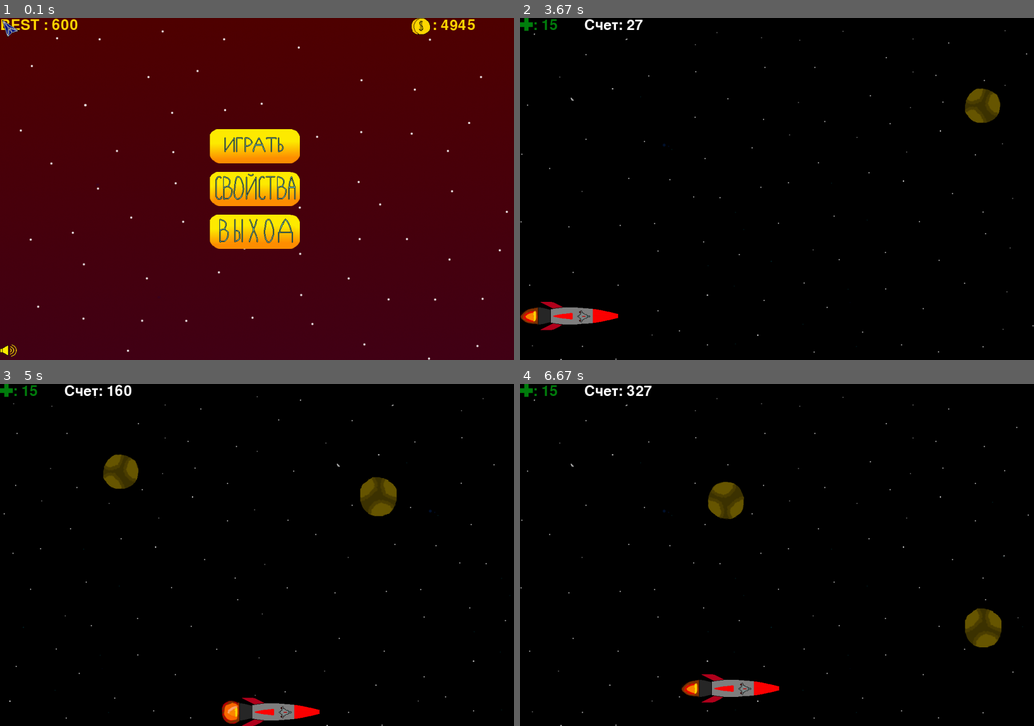
Above: before the commit, frames 1-4 (two rows, left to right).
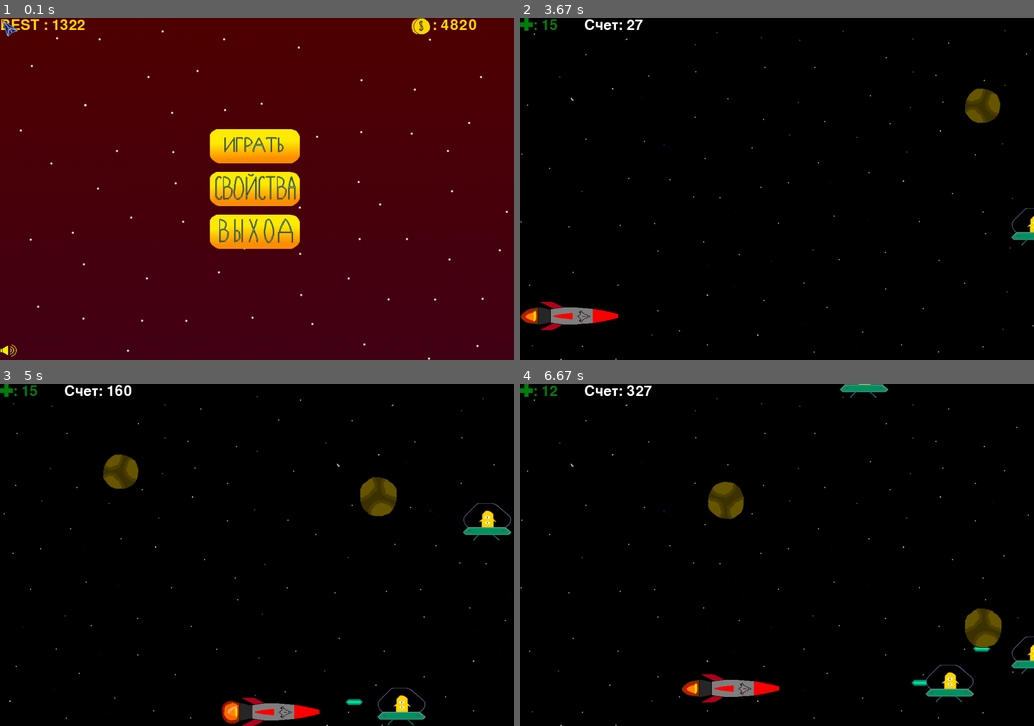
Above: after the commit, the same moments.

Repository: PismerovKir/YandexPygameProject
Game: pygame game, started from Тест прога.py
Same seed, same stepped clock (60 frames per second), same inputs: the game is played once before the commit and once after it.
Inputs (mouse positions are in pixels of both pictures, inside the frame that each line leads up to):
- Up to frame 1 (0.1 s): no input
- Up to frame 2 (3.67 s): click (777, 147) at 0.38 s; hold Down from 3.4 s (still down)
- Up to frame 3 (5 s): release Down at 3.98 s; hold Right 4.52-4.98 s
- Up to frame 4 (6.67 s): hold Up 5.02-5.32 s; hold Right 5.35-5.82 s; hold Left 5.85-6.38 s; hold Down from 6.42 s (still down)

The runs differ from the first frame. In frame 1, 0.2% of the frame differs, in the area x 10-93%, y 0-4%; in frame 2, 0.2%; in frame 3, 0.8%; in frame 4, 0.9%, in the area x 5-100%, y 0-93%.

Commit message:
Тупые стреляющие пришельцы и их уни(что)жение

Diff:
--- a/data/gamedata.txt
+++ b/data/gamedata.txt
@@ -1,5 +1,5 @@
-600
-4945
+1322
+4820
 10
-11
+13
 10
--- a/Тест прога.py
+++ b/Тест прога.py
@@ -171,11 +171,18 @@
         self.rect.x = x
         self.rect.y = y
         self.speed = 10
+        self.damage = 3
 
 
     def update(self):
         if self.rect.right < 0:
             self.kill()
+
+        if pygame.sprite.spritecollideany(self, Player):
+            touched = pygame.sprite.spritecollideany(self, Player)
+            if pygame.sprite.collide_mask(self, touched):
+                touched.health -= self.damage
+                self.kill()
 
         self.rect.x -= self.speed
 
@@ -185,19 +192,37 @@
         pygame.sprite.Sprite.__init__(self)
         self.image = load_image('alien.png')
         self.rect = self.image.get_rect()
-        self.rect.x = random.randrange(-40, 100)
-        self.rect.y = random.randrange(HEIGHT - self.rect.height)
-        self.speedy = random.randrange(1, 8)
-        self.speedx = random.randrange(-3, 3)
+        self.bangimage = load_image('alienBang.png')
+        self.rect.x = WIDTH
+        self.rect.y = random.randrange(50, HEIGHT - self.rect.height - 50)
+        self.speedy = random.randrange(-1, 2)
+        self.speedx = 1
+        self.health = 3
+        self.damage = 3
         self.mask = pygame.mask.from_surface(self.image)
+        self.deathCounter = -1
+        self.prev_shot = 0
 
     def update(self):
-        self.rect.x += self.speedx
+        self.deathCounter -= 1
+
+        self.rect.x -= self.speedx
         self.rect.y += self.speedy
-        if self.rect.left < -200 or self.rect.right > HEIGHT + -200:
-            self.rect.x = random.randrange(WIDTH - self.rect.width)
-            self.rect.y = random.randrange(-400, -100)
-            self.speedy = random.randrange(1, 4)
+
+        if self.deathCounter == 0:
+            self.kill()
+
+        if self.health < 1 and self.deathCounter < 0:
+            self.image = self.bangimage
+            self.deathCounter = 100
+
+        # БАЗОВЫЙ ИИ TODO
+        if self.rect.centery in range(spaceship.rect.centery - 30, spaceship.rect.centery + 30) and SCORE - self.prev_shot > 50:
+            self.prev_shot = SCORE
+            enemybullet = LaserBulletAlien(self.rect.left, self.rect.centery)
+            all_sprites.add(enemybullet)
+            enemybullets.add(enemybullet)
+
 
 
 
@@ -302,7 +327,11 @@
 
 
 def EndGame():
+
     global SCORE, PREV_BEST
+
+    if SCORE > PREV_BEST:
+        PREV_BEST = SCORE
 
     EndBackground = screen.copy()
     runningEndGame = True
@@ -570,6 +599,7 @@
 def Game():
 
     global SCORE, spaceship
+    SCORE = 0
     runningGame = True
 
 
@@ -615,10 +645,6 @@
 
     while runningGame:
         clock.tick(FPS)
-
-        ################ Убийство корабля для проверки конца игры(Убрать из финала) TODO
-        if SCORE == 2000:
-            spaceship.health = 0
 
         if spaceship.health == 0:
             screen.fill(BLACK)
@@ -631,7 +657,6 @@
             screen.blit(load_image('explosion.png'), (x - 50, y - 50))
             for sprite in all_sprites:
                 sprite.kill()
-            SCORE = 0
             if EndGame():
                 return True
 
@@ -649,6 +674,11 @@
             enemy.add(meteor)
             all_sprites.add(meteor)
 
+        if SCORE % 100 == 0:
+            alien = Alien()
+            enemy.add(alien)
+            all_sprites.add(alien)
+
 
 
         if background_rect.right == 0:
@@ -667,6 +697,7 @@
         screen.fill(BLACK)
         screen.blit(background, background_rect)
         screen.blit(background2, background_rect2)
+
         Player.draw(screen)
         bullets.draw(screen)
         enemybullets.draw(screen)
Binary file added: data/alienBang.png
